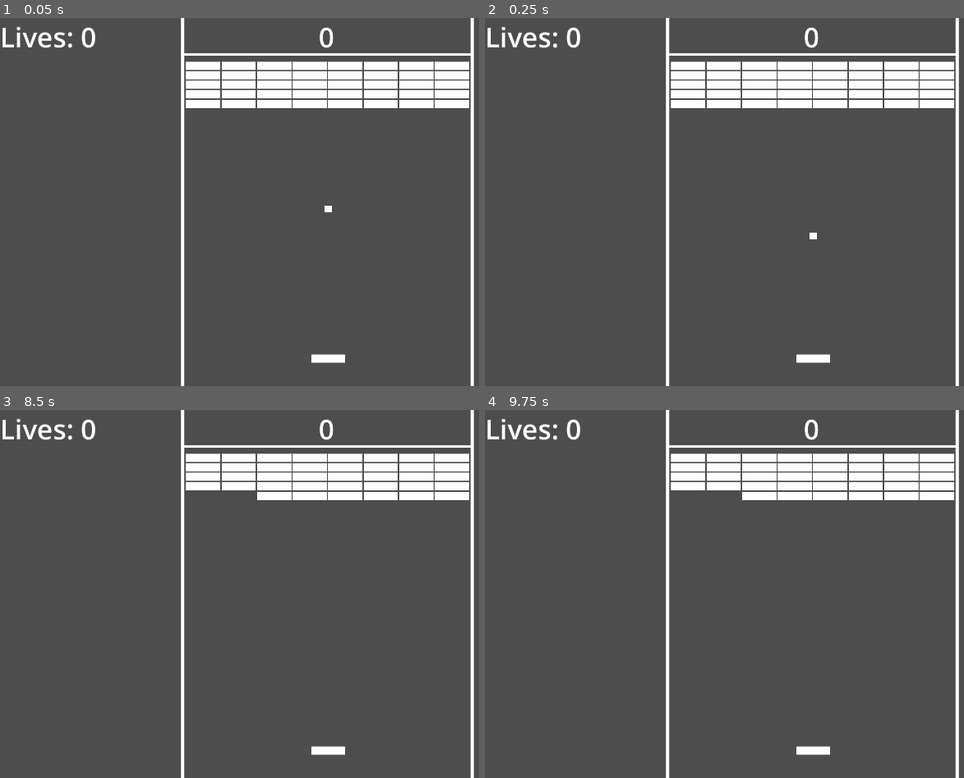
Above: before the commit, frames 1-4 (two rows, left to right).
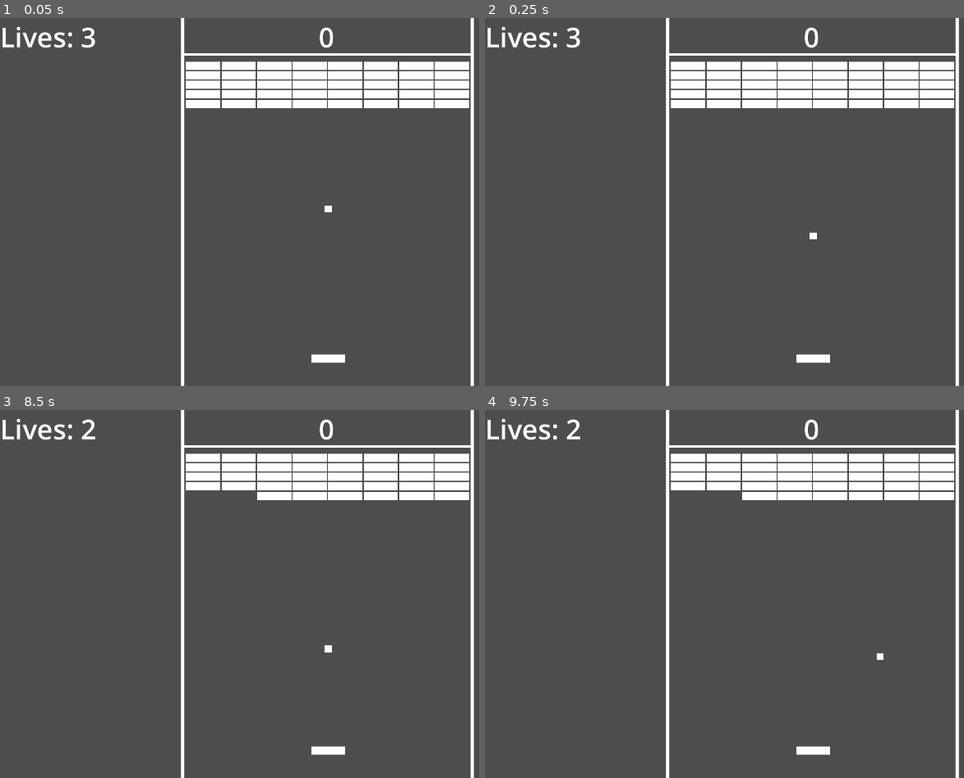
Above: after the commit, the same moments.

Repository: rojasreinold/10-game-challenge
Game: Godot game, scene res://main.tscn
Same seed, same stepped clock (60 frames per second), same inputs: the game is played once before the commit and once after it.
Inputs (mouse positions are in pixels of both pictures, inside the frame that each line leads up to):
- Up to frame 1 (0.05 s): no input
- Up to frame 2 (0.25 s): no input
- Up to frame 3 (8.5 s): tap Enter at 0.5, 3.5, 7.25 s; move the mouse to (474, 575) at 0.52 s; hold Up (ui_up) 0.53-1.25 s; tap O at 0.6, 3.6, 6.6 s; click (474, 575) at 0.67 s; drag from (196, 612) to (330, 752) at 1.27 s; move the mouse to (392, 513) at 2.02 s; hold Up (ui_up) 2.03-2.75 s; tap Shift at 2.1, 5.1, 8.1 s; tap Space at 2.75, 5, 8 s; drag from (296, 667) to (249, 524) at 2.77 s; move the mouse to (outside the picture) at 3.52 s; hold Down (ui_down) 3.53-4.25 s; drag from (129, 538) to (474, 586) at 4.27 s; move the mouse to (359, 594) at 5.02 s; hold Down (ui_down) 5.03-5.75 s; click (359, 594) at 5.17 s; drag from (229, 502) to (474, 586) at 5.77 s; move the mouse to (474, 575) at 6.52 s; hold Up (ui_up) 6.53-7.25 s; drag from (196, 612) to (239, 457) at 7.27 s; move the mouse to (392, 513) at 8.02 s; hold Down (ui_down) from 8.03 s (still down)
- Up to frame 4 (9.75 s): release Down (ui_down) at 8.75 s; drag from (781, 667) to (724, 457) at 8.77 s; move the mouse to (outside the picture) at 9.52 s; hold Up (ui_up) from 9.53 s (still down); tap O at 9.6 s; click (outside the picture) at 9.67 s

The runs differ from the first frame. In frame 1, less than 0.1% of the frame differs, in the area x 16-20%, y 2-9%; in frame 2, less than 0.1%; in frame 3, 0.1%, in the area x 16-70%, y 2-66%; in frame 4, 0.1%.

Commit message:
Added ball reset and lives

Diff:
--- a/2-breakout/ball.gd
+++ b/2-breakout/ball.gd
@@ -3,6 +3,7 @@
 signal ball_missed
 
 const DEFAULT_SPEED = 400
+const DEFAULT_POSITION = Vector2(960,540)
 
 var direction := Vector2.DOWN
 var _speed := DEFAULT_SPEED
@@ -22,13 +23,20 @@
 	print(area)
 	if area.name == "Player1":
 		direction = Vector2(randf_range(-1,1), -1)
-	if area.name == "Ceiling":
-		direction = Vector2(randf_range(-1,1), 1)
+
 	if area.name.contains("Block"):
 		direction = Vector2(randf_range(-1,1), 1)
 		_speed += 20
-		print("hit block")
 
 	if area.name == "LeftWall" or area.name == "RightWall":
-		print(direction)
 		direction = Vector2(-direction[0], direction[1])
+
+	if area.name == "Ceiling":
+		direction = Vector2(randf_range(-1,1), 1)
+	if area.name == "Floor":
+		ball_missed.emit()
+		reset_ball()
+
+func reset_ball() -> void:
+	direction = Vector2.DOWN
+	position = DEFAULT_POSITION
--- a/2-breakout/main.gd
+++ b/2-breakout/main.gd
@@ -1,22 +1,25 @@
 extends Node
-var block_scene = preload("res://block.tscn")
-var screen_size
+var block_scene: Resource = preload("res://block.tscn")
+var screen_size: Vector2
+var lives: int
 
 # Called when the node enters the scene tree for the first time.
 func _ready() -> void:
+	$Ball.ball_missed.connect(on_ball_missed)
 	screen_size = get_viewport().size
 	new_game()
-
-	print(screen_size)
-	pass # Replace with function body.
-
 
 # Called every frame. 'delta' is the elapsed time since the previous frame.
 func _process(delta: float) -> void:
 	pass
 
 func new_game() -> void:
+	setup_blocks()
+	lives = 3
+	$HUD.update_score(0)
+	$HUD.update_lives(3)
 
+func setup_blocks() -> void:
 	#loop creating a row. 14 nodes. block is 100
 	var block_horizontal_space = 4
 	var block_vertical_space = 4
@@ -45,3 +48,10 @@
 			block_pos_x += 100 +block_horizontal_space
 		y += 1
 		block_pos_y += 24+ block_vertical_space
+
+func on_ball_missed() -> void:
+	lives -= 1
+	if lives <=0:
+		new_game()
+	else:
+		$HUD.update_lives(lives)
--- a/2-breakout/main.tscn
+++ b/2-breakout/main.tscn
@@ -14,8 +14,13 @@
 [sub_resource type="RectangleShape2D" id="RectangleShape2D_si8j2"]
 size = Vector2(853, 14)
 
+[sub_resource type="RectangleShape2D" id="RectangleShape2D_sf7c7"]
+size = Vector2(893, 25)
+
 [node name="Main" type="Node"]
 script = ExtResource("1_jablm")
+
+[node name="HUD" parent="." instance=ExtResource("4_age16")]
 
 [node name="Player1" parent="." instance=ExtResource("2_o26g7")]
 
@@ -60,4 +65,14 @@
 offset_right = 420.0
 offset_bottom = 4.0
 
-[node name="HUD" parent="." instance=ExtResource("4_age16")]
+[node name="Floor" type="Area2D" parent="."]
+position = Vector2(960, 1054)
+
+[node name="CollisionShape2D" type="CollisionShape2D" parent="Floor"]
+position = Vector2(-1.5, 8.5)
+shape = SubResource("RectangleShape2D_sf7c7")
+
+[node name="ColorRect" type="ColorRect" parent="Floor"]
+visible = false
+offset_right = 40.0
+offset_bottom = 40.0
Not shown: 1 places in 2-breakout/main.tscn that only renumber resources
